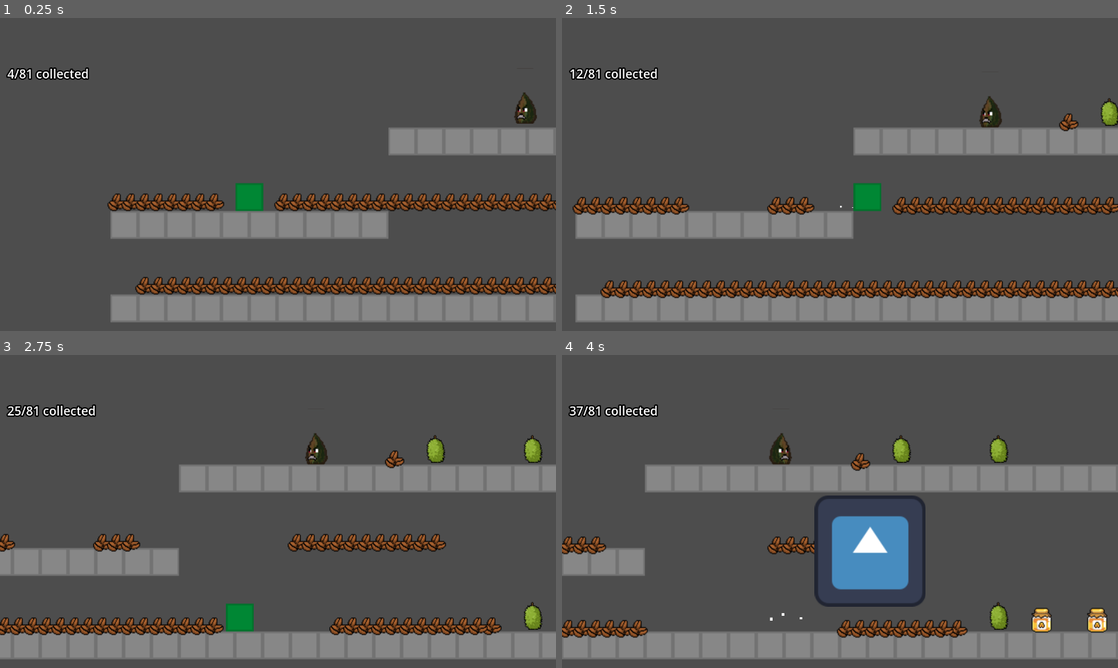
Above: before the commit, frames 1-4 (two rows, left to right).
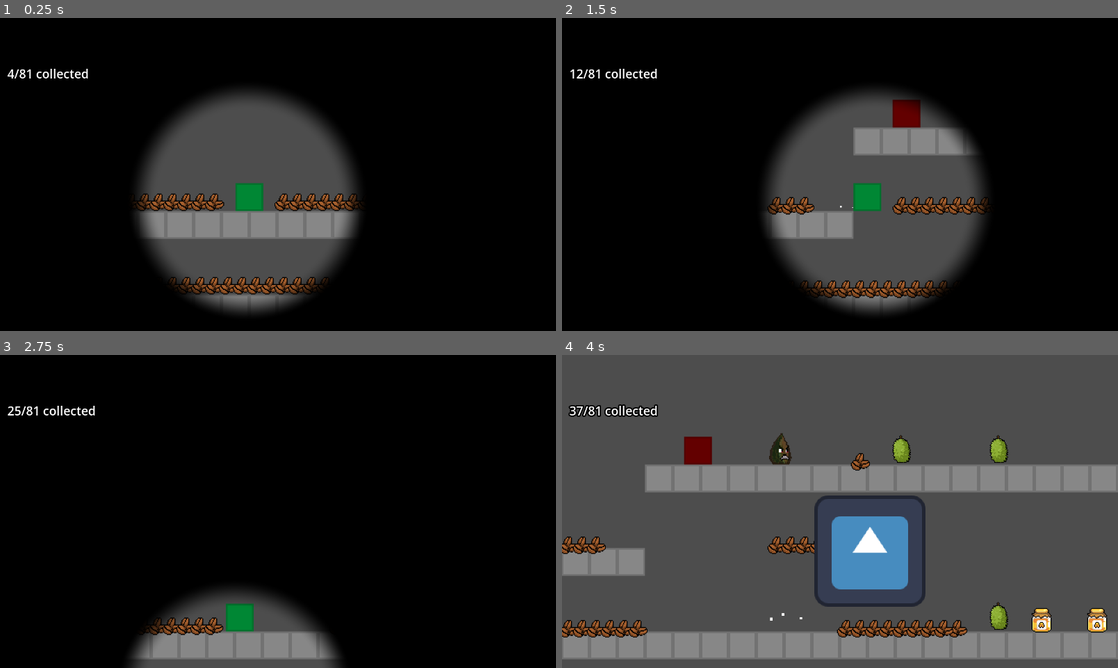
Above: after the commit, the same moments.

Repository: JumbledOne/RPHGameProject
Game: Godot game, scene res://scenes/game_scene/game_scene.tscn
The game is run twice, just before and just after one commit, with the same random seed, the same clock (stepped at 60 frames per second) and the same inputs. The engine's default icon, where the game draws it, is replaced by a stand-in: a white triangle on a blue panel in a dark square.
Inputs:
- Up to frame 1 (0.25 s): no input
- Up to frame 2 (1.5 s): tap Enter at 0.5 s; hold D (right) from 0.53 s (still down); tap E (attack) at 0.6 s; tap Space (jump) at 0.77 s; tap I (ability) at 1.35 s
- Up to frame 3 (2.75 s): tap Space (jump) at 1.52 s; tap E (attack) at 1.55, 2.1 s; release D (right) at 2.03 s; hold A (left) from 2.03 s (still down)
- Up to frame 4 (4 s): release A (left) at 2.78 s; hold D (right) from 2.78 s (still down); tap E (attack) at 2.85, 3.8 s; tap Space (jump) at 3.02, 3.77 s; hold I (ability) from 3.53 s (still down)

The runs differ from the first frame. In frame 1, 81% of the frame differs, in the area x 0-100%, y 0-100%; in frame 2, 81%; in frame 3, 93%; in frame 4, 1.4%.

Commit message:
blind attack component and added a blind overlay

Diff:
--- a/src/project.godot
+++ b/src/project.godot
@@ -84,4 +84,5 @@
 
 [rendering]
 
+textures/canvas_textures/default_texture_filter=0
 rendering_device/driver.windows="d3d12"
--- /dev/null
+++ b/src/scenes/game_scene/Blind_Overlay.tscn
@@ -0,0 +1,23 @@
+[gd_scene format=3 uid="uid://cctkd37r6nwkq"]
+
+[ext_resource type="Shader" uid="uid://d3uwdljrhj737" path="res://scripts/enemy/Shaders/blind_shader.gdshader" id="1_vl6k8"]
+
+[sub_resource type="ShaderMaterial" id="ShaderMaterial_3di6p"]
+shader = ExtResource("1_vl6k8")
+shader_parameter/player_screen_position = Vector2(0.5, 0.5)
+shader_parameter/radius = 0.15
+shader_parameter/feather = 0.05
+
+[node name="Blind_Overlay" type="CanvasLayer" unique_id=1339188969]
+
+[node name="BlindOverlay" type="ColorRect" parent="." unique_id=747448355 groups=["blind_overlay"]]
+material = SubResource("ShaderMaterial_3di6p")
+anchors_preset = 15
+anchor_right = 1.0
+anchor_bottom = 1.0
+offset_left = -56.0
+offset_top = -381.0
+offset_right = 62.0
+offset_bottom = 298.0
+grow_horizontal = 2
+grow_vertical = 2
--- a/src/scenes/game_scene/game_scene.tscn
+++ b/src/scenes/game_scene/game_scene.tscn
@@ -1,10 +1,12 @@
 [gd_scene format=4 uid="uid://bl40gfmg0jtsb"]
 
+[ext_resource type="PackedScene" uid="uid://cqigrplcns1qc" path="res://scripts/enemy/test.tscn" id="1_dgii4"]
 [ext_resource type="PackedScene" uid="uid://s5b3uyrttyhd" path="res://scripts/enemy/Rotten_Cacao.tscn" id="1_j6s53"]
 [ext_resource type="Texture2D" uid="uid://ciaxb2mesyvra" path="res://assets/sprites/test_square.png" id="1_xb203"]
 [ext_resource type="Script" uid="uid://d22cgg754fheg" path="res://scripts/player/player_camera/player_camera.gd" id="2_ducuf"]
 [ext_resource type="Texture2D" uid="uid://p5p4kheh71sg" path="res://assets/sprites/tilemap.png" id="2_j8flk"]
 [ext_resource type="PackedScene" uid="uid://dqfx6qteghxjv" path="res://scripts/player/player_spawner/player_spawner.tscn" id="3_j8flk"]
+[ext_resource type="PackedScene" uid="uid://cctkd37r6nwkq" path="res://scenes/game_scene/Blind_Overlay.tscn" id="6_hqmgi"]
 [ext_resource type="PackedScene" uid="uid://vmsxvdlgsokl" path="res://scenes/game_scene/game_ui.tscn" id="7_201br"]
 [ext_resource type="PackedScene" uid="uid://bmnx81gdn0jd6" path="res://scenes/game_scene/durian.tscn" id="7_j6s53"]
 [ext_resource type="PackedScene" uid="uid://b7cwtkfr5atuj" path="res://scenes/game_scene/collectible.tscn" id="7_wmtvo"]
@@ -122,7 +124,10 @@
 [node name="GameScene" type="Node2D" unique_id=211181931]
 script = SubResource("GDScript_8p81m")
 
-[node name="RottenCacao" parent="." unique_id=565006692 instance=ExtResource("1_j6s53")]
+[node name="test" parent="." unique_id=565006692 instance=ExtResource("1_dgii4")]
+position = Vector2(349, -181)
+
+[node name="RottenCacao" parent="." unique_id=298806968 instance=ExtResource("1_j6s53")]
 position = Vector2(445, -181)
 
 [node name="TileMapLayer" type="TileMapLayer" parent="." unique_id=1822924676]
@@ -136,6 +141,8 @@
 position_smoothing_speed = 16.0
 script = ExtResource("2_ducuf")
 
+[node name="BlindOverlay" parent="." unique_id=1339188969 instance=ExtResource("6_hqmgi")]
+
 [node name="PlayerSpawner" parent="." unique_id=512273958 instance=ExtResource("3_j8flk")]
 position = Vector2(128, -64)
 
--- a/src/scripts/enemy/Behaviors/base_behavior.gd
+++ b/src/scripts/enemy/Behaviors/base_behavior.gd
@@ -5,11 +5,13 @@
 
 enum attackComponents {
 	IDLE,
+	BLIND,
 	GUARANTEED_HIT
 }
 
 const attackComponentScripts = {
 	attackComponents.IDLE: preload("res://scripts/enemy/Components/AttackComponents/none.gd"),
+	attackComponents.BLIND: preload("res://scripts/enemy/Components/AttackComponents/Blind.gd"),
 	attackComponents.GUARANTEED_HIT: preload("res://scripts/enemy/Components/AttackComponents/Guaranteed_Hit.gd")
 }
 
--- a/src/scripts/enemy/Behaviors/testBehavior.gd
+++ b/src/scripts/enemy/Behaviors/testBehavior.gd
@@ -2,7 +2,7 @@
 extends Enemy_Behavior
 
 func _ready() -> void:
-	setAttackComponent(attackComponents.GUARANTEED_HIT)
+	setAttackComponent(attackComponents.BLIND)
 	setMovementComponent(movementComponents.IDLE)
 
 func GameLogic(enemy: Enemy_Entity, delta: float):
--- /dev/null
+++ b/src/scripts/enemy/Components/AttackComponents/Blind.gd
@@ -0,0 +1,50 @@
+class_name BlindAttackComponent
+extends Component
+
+@onready var blind_overlay: ColorRect
+
+var default_blind_duration: float = 3.0
+var blind_duration: float = default_blind_duration
+var is_attacking: bool = false
+
+func _ready() -> void:
+	blind_overlay = get_tree().get_first_node_in_group("blind_overlay")
+	blind_overlay.visible = false
+
+func tick(enemy: Enemy_Entity, delta: float) -> void:
+	if blind_overlay and blind_overlay.visible and GameManager.player:
+		_updatePosition()
+
+	blind(delta)
+
+func blind(delta: float) -> void:
+	if not blind_overlay:
+		blind_overlay = get_tree().get_first_node_in_group("blind_overlay")
+
+	if blind_overlay and blind_overlay.visible == false and !is_attacking:
+		_updatePosition()
+		blind_overlay.visible = true
+		is_attacking = true
+
+	blind_duration -= delta
+	if blind_duration <= 0.0:
+		blind_overlay.visible = false
+
+	if blind_duration <= -3.0:
+		blind_duration = default_blind_duration
+		is_attacking = false
+
+func _updatePosition() -> void:
+	# I'll fix the blind effect not being centered next commit or two
+	if not blind_overlay:
+		blind_overlay = get_tree().get_first_node_in_group("blind_overlay")
+
+	if blind_overlay.material is ShaderMaterial:
+		var viewport = get_viewport()
+
+		var screen_pixel_pos = GameManager.player.get_global_transform_with_canvas().origin
+
+		var normalized_screen_pos = screen_pixel_pos / viewport.get_visible_rect().size
+
+		var mat = blind_overlay.material as ShaderMaterial
+		mat.set_shader_parameter("player_screen_position", normalized_screen_pos)
--- /dev/null
+++ b/src/scripts/enemy/Shaders/blind_shader.gdshader
@@ -0,0 +1,13 @@
+shader_type canvas_item;
+
+uniform vec2 player_screen_position = vec2(0.5, 0.5);
+uniform float radius : hint_range(0.0, 1.0) = 0.15;
+uniform float feather : hint_range(0.0, 1.0) = 0.05;
+
+void fragment() {
+    float dist = distance(UV, player_screen_position);
+
+    float alpha = smoothstep(radius, radius + feather, dist);
+
+    COLOR = vec4(0.0, 0.0, 0.0, alpha);
+}
Not shown, added: src/scripts/enemy/Components/AttackComponents/Blind.gd.uid
Not shown, added: src/scripts/enemy/Shaders/blind_shader.gdshader.uid
Not shown: 2 places in src/scripts/enemy/test.tscn that only renumber resources
